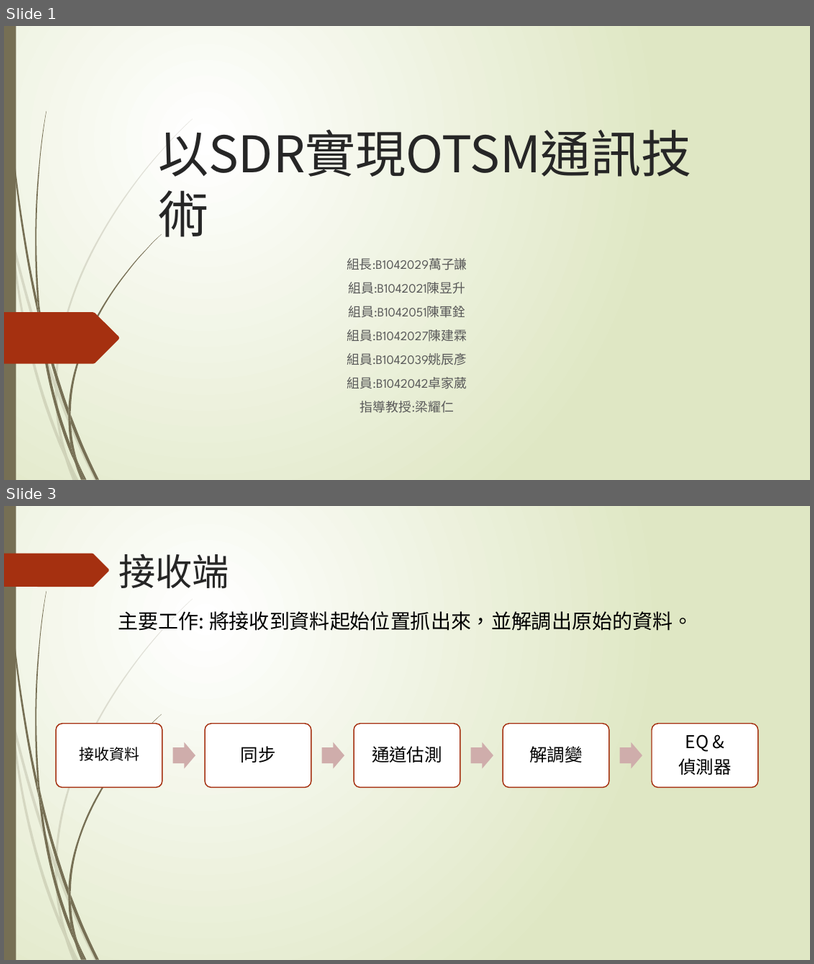
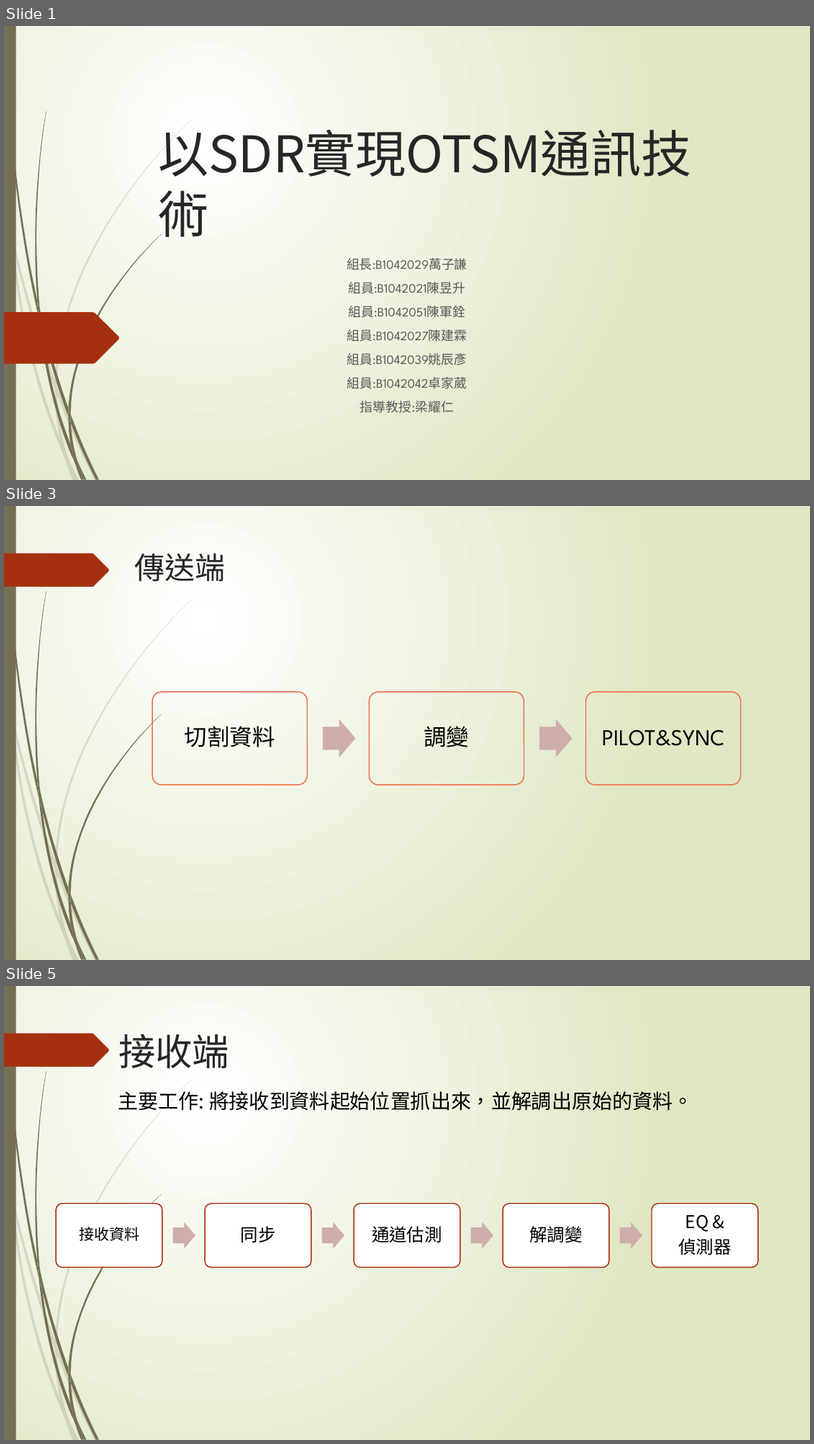
Before and after one commit to NIUWCSP/OTSM, a slide deck: report/以SDR實現OTSM通訊技術.pptx. Shown one above the other, each under a label of ours: slides 1 and 3 before the commit, slides 1, 3 and 5 after it; the slides between them are not shown. The pictures are 814x964 and 814x1444 pixels, drawn with LibreOffice and Linux fonts; fonts in the diff are those of the drawing. Boxes give left, top, right and bottom in pixels: in the first picture for what was removed or moved away, otherwise in the second. Text is boxed around its words. In the diff, an @@ line names an element or a change of style, - is before the commit and + after.

```diff
--- a/report/以SDR實現OTSM通訊技術.pptx
+++ b/report/以SDR實現OTSM通訊技術.pptx
@@ slide 3 added at <box>4,506,810,960</box>, background gradient #FFFFFF to #DFE8C4; not listed: 24 template elements that a slide beside it also shows @@
@@ title added at <box>134,553,225,582</box>, 36 pt, text #262626 @@
+傳送端
@@ group added at <box>152,692,741,785</box>: 3 rounded rectangles, 3 texts, 2 right arrows @@
+切割資料
+調變
+PILOT&SYNC
@@ what was slide 3 is now slide 5 @@
```
Also in this commit, not shown: 7 other slides added, 1 slide removed, 1 other file.
